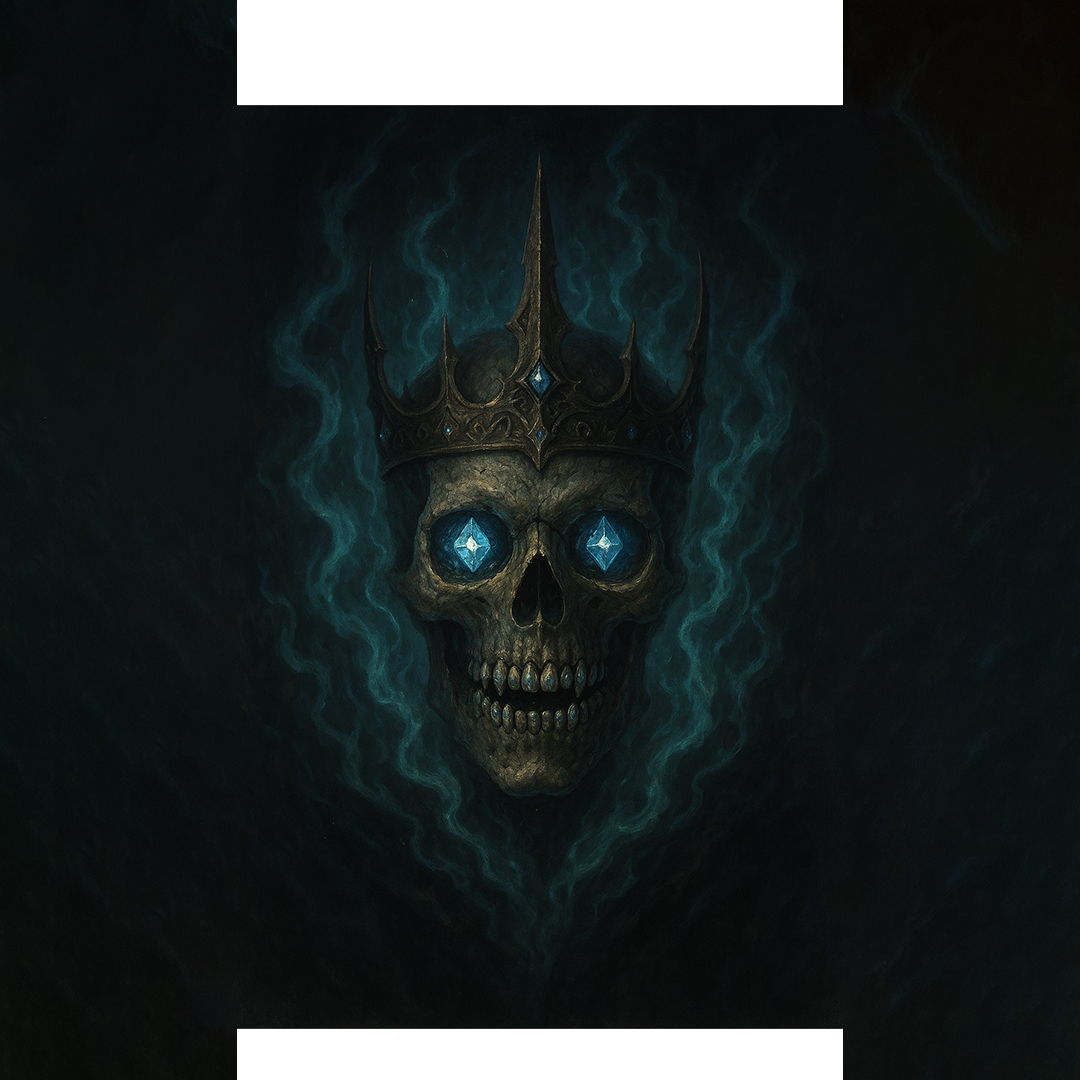
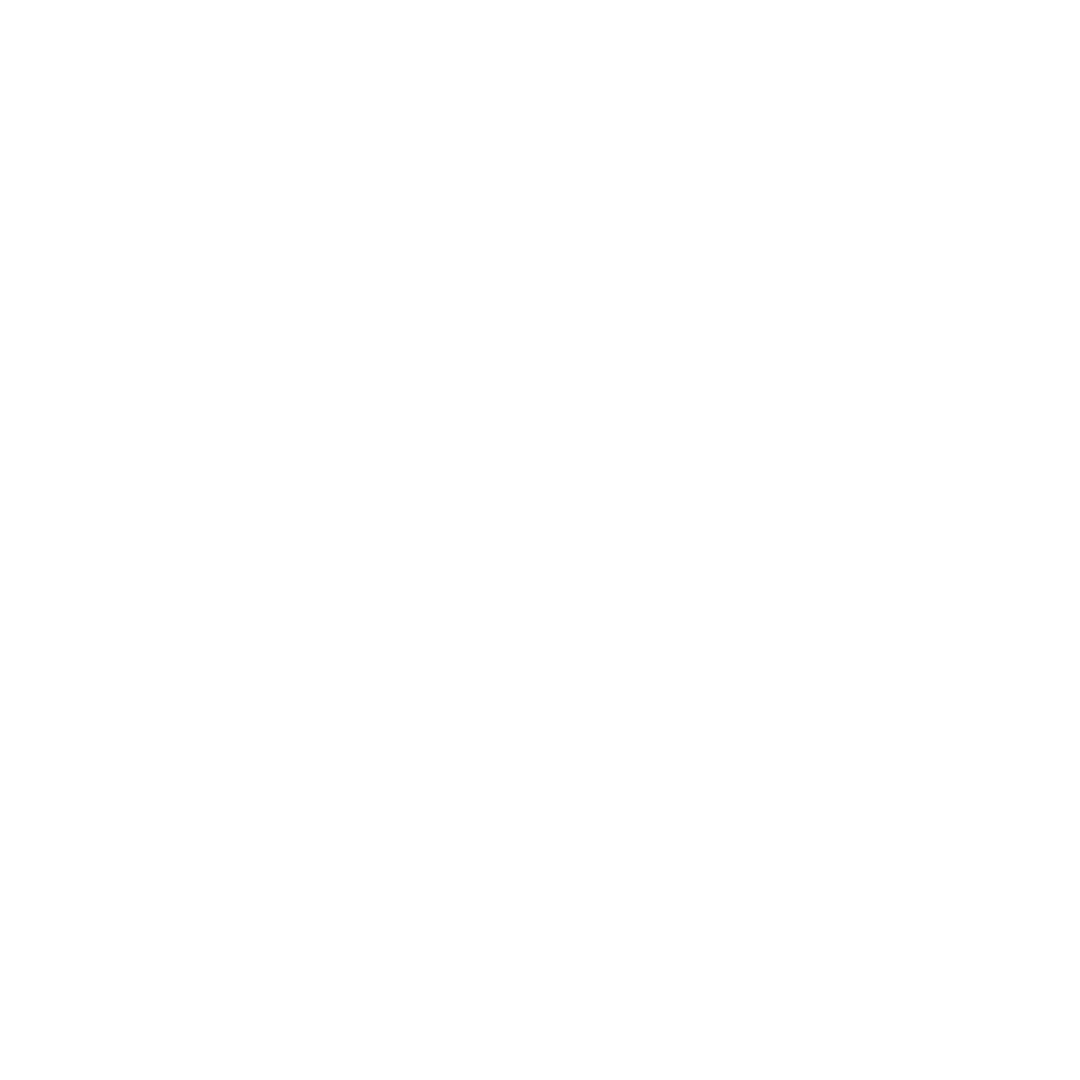
Before/after of a 1080px x 1080px layered artwork. What changed in the layer stack:
removed layer "Calavera flotante con energía etérea" over [left=0, top=0, right=1080, bottom=1080]